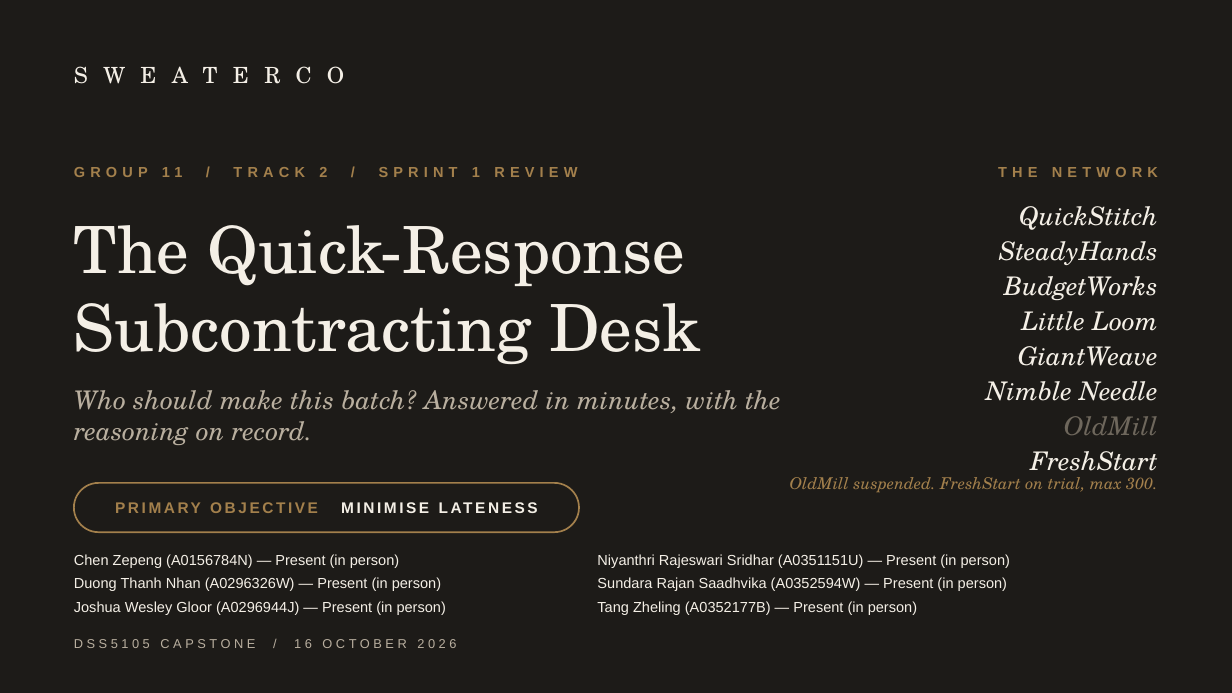
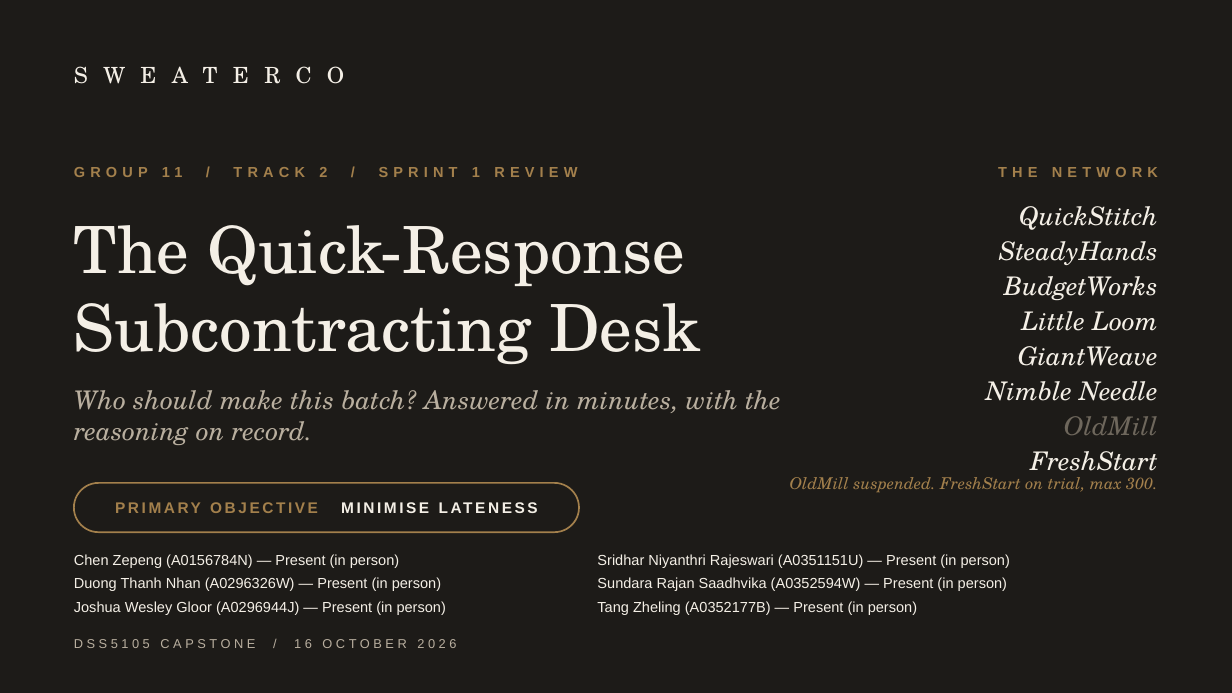
Before and after one commit to JoshuaGloor/dss5105-capstone-project, a slide deck: slide 1 of docs/slides/reviewed/Presentation_Group11_Sprint1.pptx. Drawn at 1232x693 pixels with LibreOffice and Linux fonts; fonts in the diff are those of the drawing. Boxes give left, top, right and bottom in pixels: in the first picture for what was removed or moved away, otherwise in the second. Text is boxed around its words. In the diff, an @@ line names an element or a change of style, - is before the commit and + after.

Commit message:
Use Sridhar Niyanthri Rajeswari on the cover

```diff
--- a/docs/slides/reviewed/Presentation_Group11_Sprint1.pptx
+++ b/docs/slides/reviewed/Presentation_Group11_Sprint1.pptx
@@ text at (597,554,1010,568): text changed @@
-Niyanthri Rajeswari Sridhar (A0351151U) — Present (in person)
+Sridhar Niyanthri Rajeswari (A0351151U) — Present (in person)
```
Also in this commit, not shown: 2 other files.
